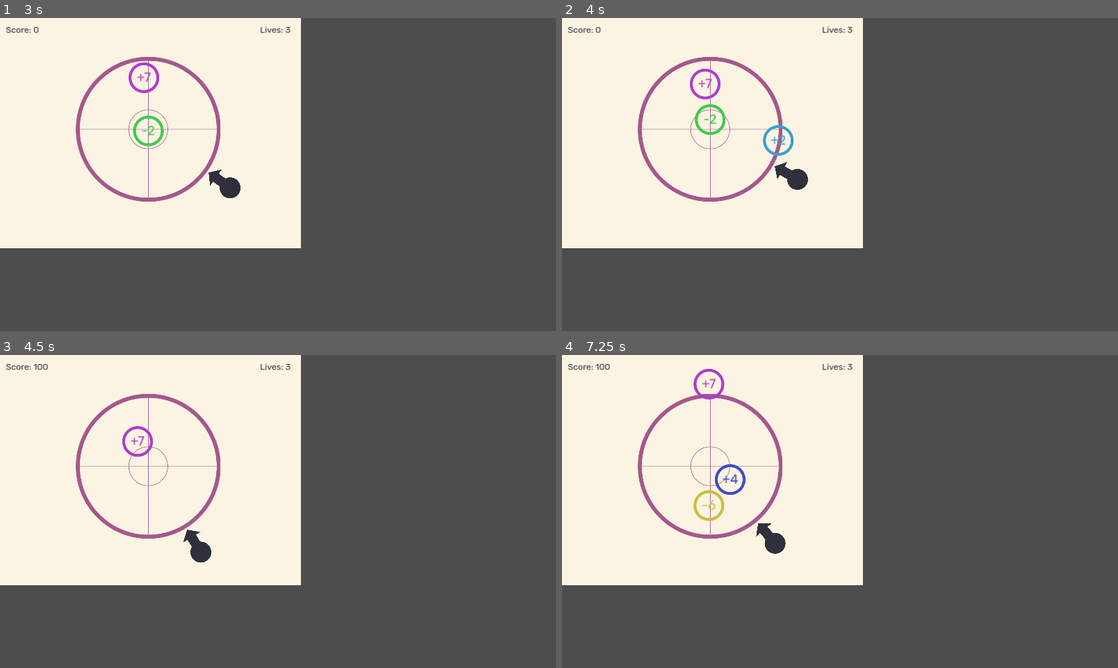
Above: before the commit, frames 1-4 (two rows, left to right).
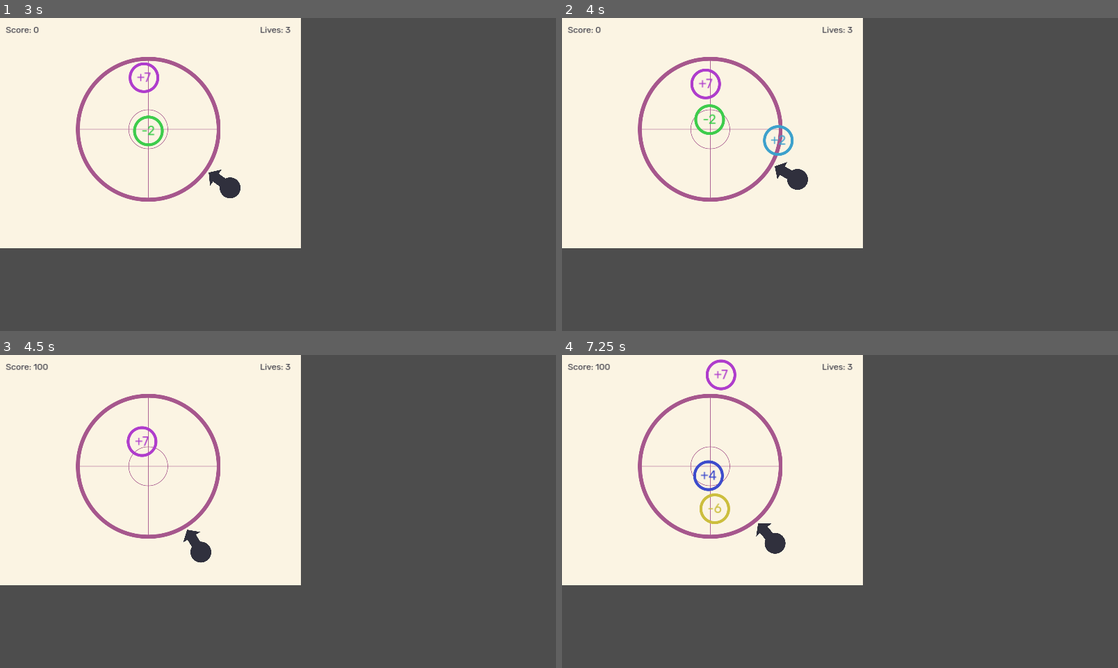
Above: after the commit, the same moments.

Repository: stur86/anti-numbers
Game: Godot game, scene res://old_scenes/old_scene.tscn
The game is run twice, just before and just after one commit, with the same random seed, the same clock (stepped at 60 frames per second) and the same inputs.
Inputs:
- Up to frame 1 (3 s): tap Enter at 0.5 s; hold Right (Right) 0.53-1.28 s; tap Up (Launch) every 0.75 s from 0.6 to 2.85 s; hold Left (Left) 1.28-2.03 s; hold Right (Right) from 2.03 s (still down)
- Up to frame 2 (4 s): release Right (Right) at 3.53 s; hold Left (Left) from 3.53 s (still down); tap Up (Launch) at 3.6 s
- Up to frame 3 (4.5 s): keep holding Left (Left); tap Up (Launch) at 4.35 s
- Up to frame 4 (7.25 s): tap Up (Launch) at 5.1, 5.85, 6.6 s; release Left (Left) at 5.78 s; hold Right (Right) from 5.78 s (still down)

Frame 1 is identical in both runs. In frame 2, 0.2% of the frame differs, in the area x 23-30%, y 16-38%; in frame 3, 0.3%; in frame 4, 1.0%, in the area x 23-33%, y 1-54%.
Error after the commit: Invalid access to property or key 'shape' on a base object of type 'null instance'. (res://objects/arena.gd:20)

Commit message:
Tuned the physics

Diff:
--- a/objects/arena.gd
+++ b/objects/arena.gd
@@ -17,8 +17,8 @@
 
 func _on_body_exited(body):
 	var r = (body.global_position-global_position).length()
-	var max_r = $CollisionShape2D.shape.radius
+	var max_r = $ArenaArea.shape.radius
 	if r >= max_r:
-		# It left
+		# It left, wasn't just destroyed
 		body.queue_free()
 		ScoreKeeper.lose_life()
--- a/objects/number_particle.tscn
+++ b/objects/number_particle.tscn
@@ -1,12 +1,9 @@
 [gd_scene load_steps=7 format=3 uid="uid://b1okgjfc35tjc"]
 
+[ext_resource type="PhysicsMaterial" uid="uid://3w185p5kmief" path="res://objects/number_particle_material.tres" id="1_j4bnq"]
 [ext_resource type="Script" path="res://scripts/number_particle.gd" id="1_v6r8x"]
 [ext_resource type="Texture2D" uid="uid://kmatofo2cds1" path="res://graphics/circle_edge.svg" id="2_av0v8"]
 [ext_resource type="FontFile" uid="uid://bv1e3ubu05qd5" path="res://Rubik-Regular.ttf" id="2_jsiup"]
-
-[sub_resource type="PhysicsMaterial" id="PhysicsMaterial_tjpi3"]
-friction = 0.0
-bounce = 0.3
 
 [sub_resource type="LabelSettings" id="LabelSettings_u2fcb"]
 font = ExtResource("2_jsiup")
@@ -17,7 +14,7 @@
 
 [node name="NumberParticle" type="RigidBody2D" groups=["Particles"]]
 center_of_mass_mode = 1
-physics_material_override = SubResource("PhysicsMaterial_tjpi3")
+physics_material_override = ExtResource("1_j4bnq")
 continuous_cd = 2
 max_contacts_reported = 3
 contact_monitor = true
--- /dev/null
+++ b/objects/number_particle_material.tres
@@ -0,0 +1,5 @@
+[gd_resource type="PhysicsMaterial" format=3 uid="uid://3w185p5kmief"]
+
+[resource]
+friction = 0.1
+bounce = 0.3
--- a/scenes/main_scene.tscn
+++ b/scenes/main_scene.tscn
@@ -41,14 +41,14 @@
 
 [node name="Arena" type="Area2D" parent="PlayingArea"]
 linear_damp_space_override = 3
-linear_damp = 0.4
+linear_damp = 1.5
 script = ExtResource("2_7qrao")
 
 [node name="ArenaSprite" type="Sprite2D" parent="PlayingArea/Arena"]
 self_modulate = Color(0.1875, 0.1875, 0.238281, 1)
 texture = ExtResource("3_qrc0t")
 
-[node name="CollisionShape2D" type="CollisionShape2D" parent="PlayingArea/Arena"]
+[node name="ArenaArea" type="CollisionShape2D" parent="PlayingArea/Arena"]
 visible = false
 shape = SubResource("CircleShape2D_72tgf")
 
@@ -57,6 +57,7 @@
 
 [node name="Launcher" type="Node2D" parent="PlayingArea"]
 script = ExtResource("4_2n5kj")
+fire_speed = 800.0
 
 [node name="Platform" type="Node2D" parent="PlayingArea/Launcher"]
 position = Vector2(0, 460)
